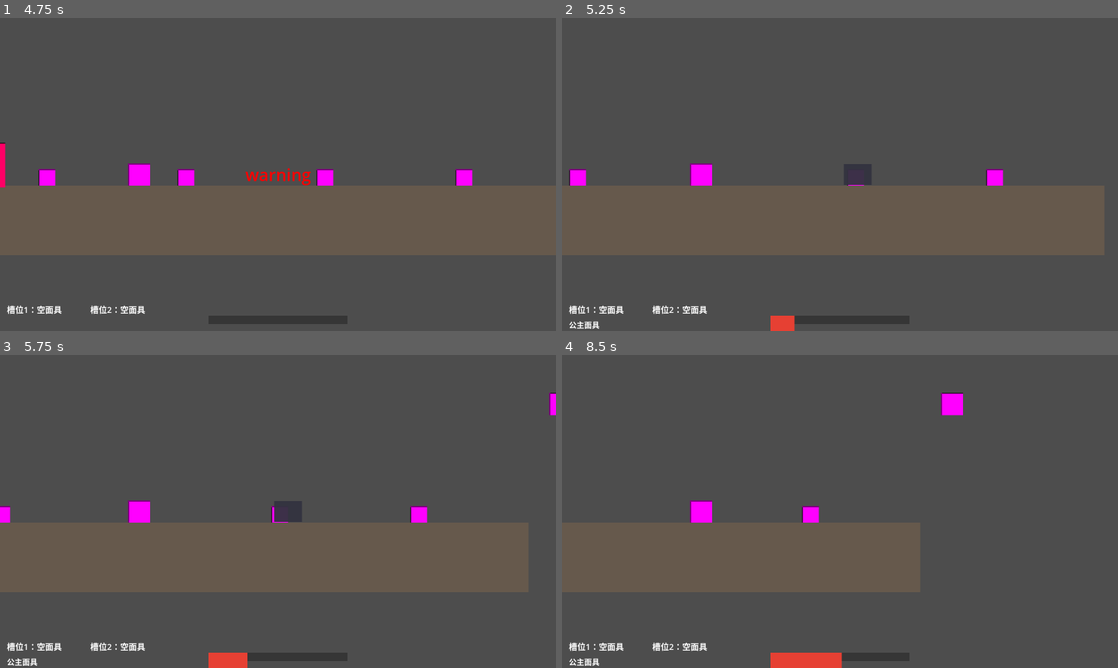
Above: before the commit, frames 1-4 (two rows, left to right).
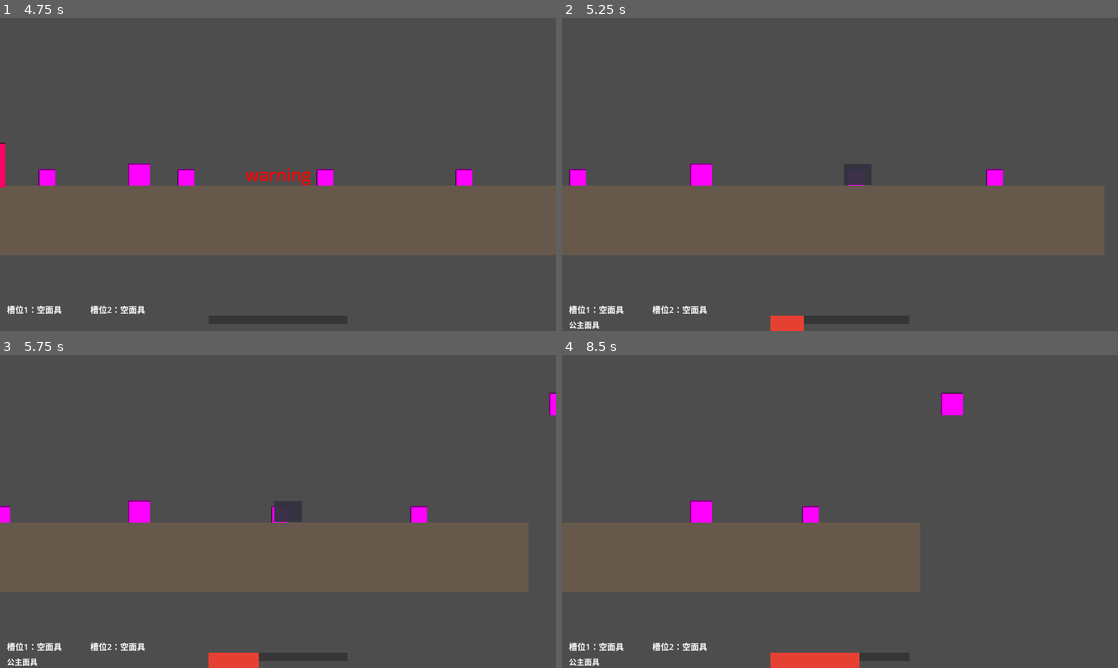
Above: after the commit, the same moments.

Repository: Lnx-Tao/GGJ2026
Game: Godot game, scene res://Scene/MainMenu.tscn
The game is run twice, just before and just after one commit, with the same random seed, the same clock (stepped at 60 frames per second) and the same inputs.
Inputs (mouse positions are in pixels of both pictures, inside the frame that each line leads up to):
- Up to frame 1 (4.75 s): click "开始游戏" at 0.5 s; tap Enter at 1.25 s; move the mouse to (400, 158) at 1.27 s; hold Space (ui_select) 1.28-2.03 s; click (400, 158) at 1.42 s; move the mouse to (166, 190) at 2.02 s; tap E at 2.1 s; click (166, 190) at 2.17 s; tap Space (ui_select) at 2.27, 2.3, 2.57, 3.77, 3.8, 4.07 s; move the mouse to (333, 105) at 2.77 s; hold Space (ui_select) 2.78-3.53 s; tap 1 at 2.85 s; click (333, 105) at 2.92 s; move the mouse to (250, 237) at 3.52 s; tap 2 at 3.6 s; click (250, 237) at 3.67 s; move the mouse to (444, 221) at 4.27 s; hold Space (ui_select) from 4.28 s (still down); click (444, 221) at 4.42 s
- Up to frame 2 (5.25 s): move the mouse to (673, 127) at 5.02 s; release Space (ui_select) at 5.03 s; tap E at 5.1 s; click (673, 127) at 5.17 s
- Up to frame 3 (5.75 s): tap Space (ui_select) at 5.27, 5.3, 5.57 s
- Up to frame 4 (8.5 s): move the mouse to (867, 511) at 5.77 s; hold Space (ui_select) 5.78-6.53 s; tap 1 at 5.85 s; click (867, 511) at 5.92 s; move the mouse to (756, 433) at 6.52 s; tap 2 at 6.6 s; click (756, 433) at 6.67 s; tap Space (ui_select) at 6.77, 6.8, 7.07, 8.27, 8.3 s; move the mouse to (962, 495) at 7.27 s; hold Space (ui_select) 7.28-8.03 s; click (962, 495) at 7.42 s; move the mouse to (728, 527) at 8.02 s; tap E at 8.1 s; click (728, 527) at 8.17 s

Frame 1 is identical in both runs. In frame 2, less than 0.1% of the frame differs, in the area x 41-44%, y 95-100%; in frame 3, 0.1%; in frame 4, 0.2%, in the area x 50-54%, y 95-100%.

Commit message:
基本完成

Diff:
--- a/ggj-2026/Script/game_world.gd
+++ b/ggj-2026/Script/game_world.gd
@@ -11,12 +11,16 @@
 @export_range(0.0, 1.0, 0.01) var suspicion_add_outside_light: float = 0.3
 ## 睁眼时「在灯光下」：3 秒内涨满，此处为“满”的目标值（一般保持 1.0）
 @export_range(0.0, 1.0, 0.01) var suspicion_light_full: float = 1.0
+## 睁眼时「玩家移动过」：3 秒内涨到的目标值（1.0 = 涨满，可单独调节）
+@export_range(0.0, 1.0, 0.01) var suspicion_moved_full: float = 1.0
 
 @export_group("怀疑值 - 其它")
 ## 每次刺杀成功增加的怀疑值（0.25 = 25%）
 @export_range(0.0, 1.0, 0.01) var suspicion_add_assassination: float = 0.25
 ## 舞者面具节奏判定失败增加的怀疑值（0.3 = 30%）
 @export_range(0.0, 1.0, 0.01) var suspicion_add_dancer_fail: float = 0.3
+## 公主面具被动触发一次后，后续所有怀疑值增长的倍率（1.2 = 涨 1.2 倍）
+@export_range(0.1, 5.0, 0.05) var suspicion_princess_used_multiplier: float = 1.2
 
 @export_group("怀疑值 - 进度条")
 ## 进度条显示值追赶真实怀疑值的速度（越大动画越快）
@@ -53,6 +57,14 @@
 var _dancer_rhythm_triggered: bool = false
 ## 本轮睁眼是否已用过公主被动（只抵挡一次）
 var _princess_used_this_eye: bool = false
+## 本轮睁眼期间玩家是否移动过（用于无面具时：移动则怀疑值均匀涨满，不移动则正常增长）
+var _moved_during_eye_open: bool = false
+## 本轮睁眼已过时间（秒），用于“移动后补满”时按剩余时间算速率
+var _eye_open_elapsed: float = 0.0
+## 本局是否已被动触发过公主面具（触发后后续怀疑值增长乘 suspicion_princess_used_multiplier）
+var _princess_passive_ever_used: bool = false
+## 上一帧怀疑值，用于检测变化并输出到控制台
+var _last_suspicion: float = -1.0
 
 func _ready() -> void:
 	game_over_label.visible = false
@@ -131,6 +143,17 @@
 		_princess_used_this_eye = false
 	if not supervisor.is_eye_open:
 		_dancer_rhythm_triggered = false
+		_moved_during_eye_open = false
+		_eye_open_elapsed = 0.0
+	# 刚进入睁眼：重置“本轮是否移动”和睁眼计时
+	if supervisor.is_eye_open and not _supervisor_was_eye_open:
+		_moved_during_eye_open = false
+		_eye_open_elapsed = 0.0
+	# 睁眼期间：累计已过时间；有位移或正在按移动键都记为“移动过”（避免 velocity 晚一帧导致漏判）
+	if supervisor.is_eye_open:
+		_eye_open_elapsed += delta
+		if abs(character.velocity.x) > 0.1 or Input.is_action_pressed("ui_select"):
+			_moved_during_eye_open = true
 	_supervisor_was_eye_open = supervisor.is_eye_open
 
 	# 相机跟随
@@ -150,30 +173,50 @@
 			# 本轮睁眼已用过公主被动，整轮 3 秒内都不增加怀疑值
 			skip_suspicion = true
 		elif mask_active == "" and princess_charge > 0 and not _princess_used_this_eye:
-			# 公主被动：消耗一次公主面具抵挡本轮
+			# 公主被动：消耗一次公主面具抵挡本轮；之后所有怀疑值增长乘倍率
 			princess_charge -= 1
 			_princess_used_this_eye = true
+			_princess_passive_ever_used = true
 			skip_suspicion = true
 			print("公主面具自动抵挡一次监管")
 		if not skip_suspicion:
+			var mult: float = _suspicion_growth_multiplier()
 			if _is_character_in_light_zone():
-				# 灯光下：3 秒内逐渐涨到 suspicion_light_full
+				# 灯光下：3 秒内逐渐涨满
 				var light_rate: float = suspicion_light_full / suspicion_eye_duration
-				suspicion = minf(1.0, suspicion + delta * light_rate)
+				suspicion = minf(1.0, suspicion + delta * light_rate * mult)
+			elif _moved_during_eye_open:
+				# 未戴面具且本轮移动过：按剩余时间算速率，保证 3 秒结束时涨到 suspicion_moved_full（避免“晚移动”时涨不满）
+				var remaining: float = maxf(0.001, suspicion_eye_duration - _eye_open_elapsed)
+				var need: float = suspicion_moved_full - suspicion
+				var rate: float = need / remaining if need > 0.0 else 0.0
+				suspicion = minf(1.0, suspicion + delta * rate * mult)
 			else:
+				# 未戴面具且未移动：正常增长（如 10% / 3 秒，由 suspicion_add_outside_light 控制）
 				var rate: float = suspicion_add_outside_light / suspicion_eye_duration
-				suspicion = minf(1.0, suspicion + delta * rate)
+				suspicion = minf(1.0, suspicion + delta * rate * mult)
 
 	# 进度条动画：显示值追赶真实怀疑值
 	displayed_suspicion = lerpf(displayed_suspicion, suspicion, delta * suspicion_bar_lerp_speed)
-	# 后端已满时保证显示值到 1.0，避免 lerp 因浮点永远到不了 1.0 导致不触发
-	if suspicion >= 1.0:
+	# 后端已满（或浮点接近满）时强制显示 1.0，避免浮点误差导致游戏失败 UI 不触发
+	if suspicion >= 0.9999:
+		suspicion = 1.0
 		displayed_suspicion = 1.0
 	_update_suspicion_bar(displayed_suspicion)
 
-	# 仅当进度条涨满时才显示游戏失败 UI
-	if displayed_suspicion >= 1.0:
+	# 仅当进度条涨满时才显示游戏失败 UI（用 epsilon 避免浮点误差漏判）
+	if displayed_suspicion >= 0.9999:
 		_trigger_game_over()
+
+	# 怀疑值变化时输出到控制台（用 epsilon 避免浮点抖动刷屏）
+	if _last_suspicion < 0.0:
+		_last_suspicion = suspicion
+	elif abs(suspicion - _last_suspicion) > 0.0001:
+		print("怀疑值: %.2f (变化: %+.2f)" % [suspicion, suspicion - _last_suspicion])
+		_last_suspicion = suspicion
+
+func _suspicion_growth_multiplier() -> float:
+	return suspicion_princess_used_multiplier if _princess_passive_ever_used else 1.0
 
 func _is_character_in_light_zone() -> bool:
 	var pos := character.global_position
@@ -229,8 +272,9 @@
 			slot_2 = mask_type_name
 			print("获得%s面具（槽位2）" % _mask_display_name(mask_type_name))
 		_update_mask_slot_ui()
-	suspicion = minf(1.0, suspicion + suspicion_add_assassination)
-	print("刺杀行为，怀疑值+%.0f%%" % (suspicion_add_assassination * 100))
+	var add_val: float = suspicion_add_assassination * _suspicion_growth_multiplier()
+	suspicion = minf(1.0, suspicion + add_val)
+	print("刺杀行为，怀疑值+%.0f%%" % (add_val * 100))
 
 func _on_dancer_mask_completed(result: Dictionary) -> void:
 	# 仅当本轮回避生效时（警告时戴上的舞者面具）才根据判定结果影响怀疑值
@@ -240,5 +284,6 @@
 	if success:
 		print("舞者面具判定成功，怀疑值不增加")
 	else:
-		suspicion = minf(1.0, suspicion + suspicion_add_dancer_fail)
-		print("舞者面具判定失败，怀疑值+%.0f%%" % (suspicion_add_dancer_fail * 100))
+		var add_val: float = suspicion_add_dancer_fail * _suspicion_growth_multiplier()
+		suspicion = minf(1.0, suspicion + add_val)
+		print("舞者面具判定失败，怀疑值+%.0f%%" % (add_val * 100))
